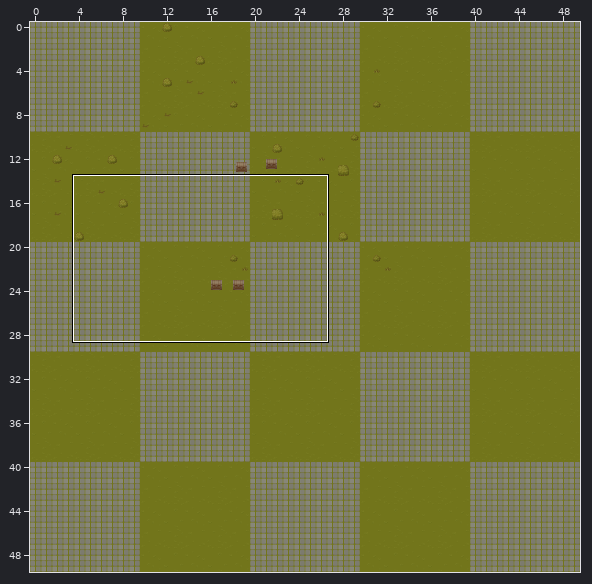
Tiled map: PixiJS/assets/tilemaps/TreasureHunter2D.tmx. Above: a wide view before the commit, with the close-up outlined.
Close-up. As it was:
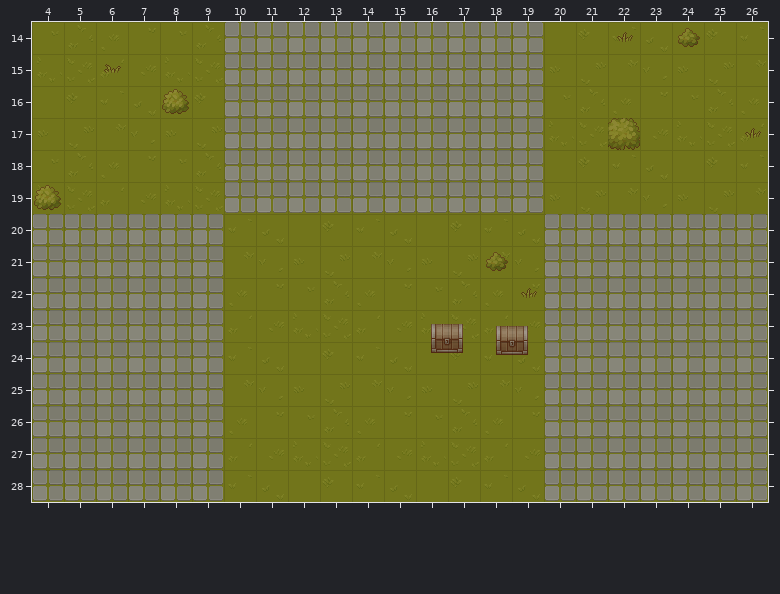
Cells are 32x32 px. Shown: x 4..26, y 14..28.
The same view after the edit:
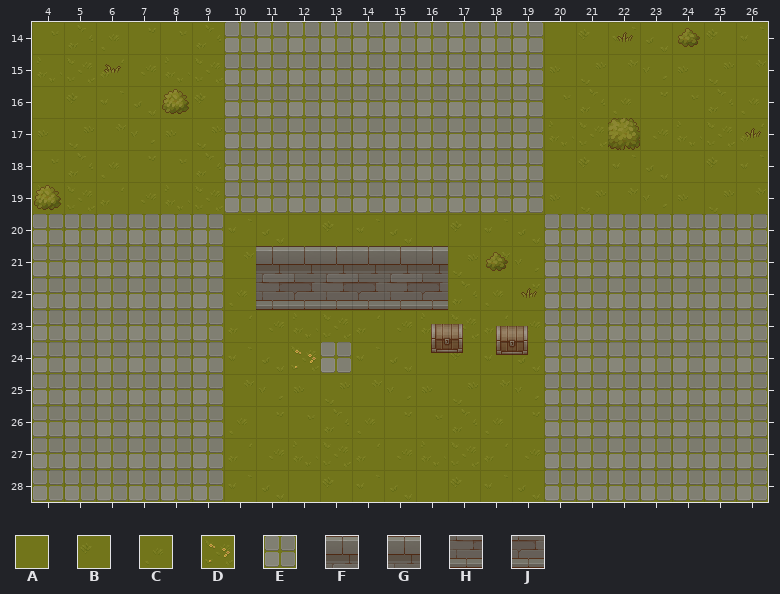
Key: from "GrassTileset": A 0, B 1, C 18, D 29, E 32; from "WallTileset": F 145, G 146, H 161, J 162.
_ is an empty cell, # one hidden under a higher layer.
Tiles replaced or removed in this view: A, B, C.
Tiles of an added or newly shown layer are drawn over the layers below it.
Edits made:
Changed rows in their new state; . is an unchanged cell.
Layer "GroundLayer":
first column x 12:
22 ..#
24 DE.
Layer "Walls" (added):
first column x 11:
21 FGFGFG
22 HJHJHJ
